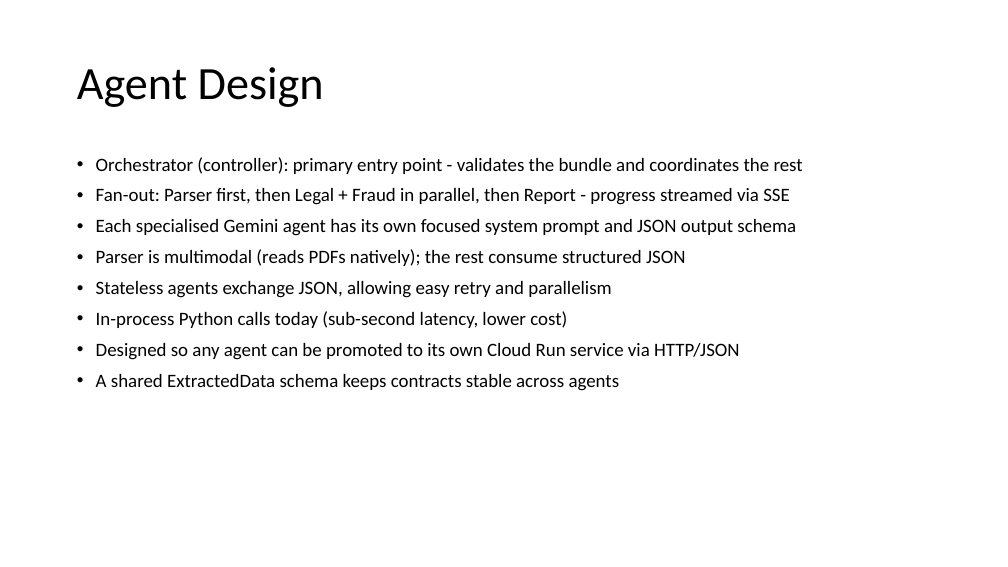
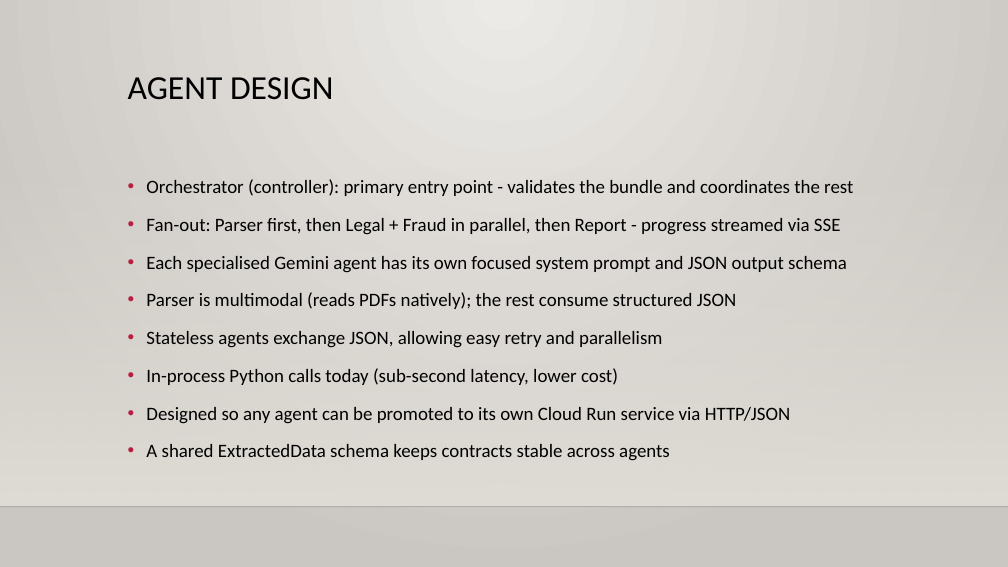
Before and after one commit to abhi88000/land-fraud-detection, a slide deck: slide 7 of docs/deck/Landshield-Deck.pptx. Drawn at 1008x567 pixels with LibreOffice and Linux fonts; fonts in the diff are those of the drawing; background and template pictures are left out. Boxes give left, top, right and bottom in pixels: in the first picture for what was removed or moved away, otherwise in the second. Text is boxed around its words. In the diff, an @@ line names an element or a change of style, - is before the commit and + after.

Commit message:
style(deck): apply professional navy+slate+gold palette and auto-apply Gallery theme

```diff
--- a/docs/deck/Landshield-Deck.pptx
+++ b/docs/deck/Landshield-Deck.pptx
@@ background #FFFFFF to gradient #ECEAE7 to #CAC7C1 @@
@@ title "AGENT DESIGN" at (128,77,334,100): vertical alignment middle to top @@
@@ title at (128,77,334,100): text changed; size 44 to 32 pt @@
-Agent Design
+AGENT DESIGN
@@ rectangle added at (0,167,1008,507), fill gradient #DFDBD5 @@
@@ text "Orchestrator (controller): primary entry point ...": place and size @@
-text "Orchestrator (controller): primary entry point ..." at (96,157,803,391)
+text "Orchestrator (controller): primary entry point ..." at (146,179,853,461)
@@ text "Orchestrator (controller): primary entry point ..." at (146,179,853,461): line spacing 0.9 to 1.2 @@
@@ line added from (0, 507) to (1008, 507), #000001 1 pt @@
```
Also in this commit, not shown: 11 other slides changed, 1 other file.
